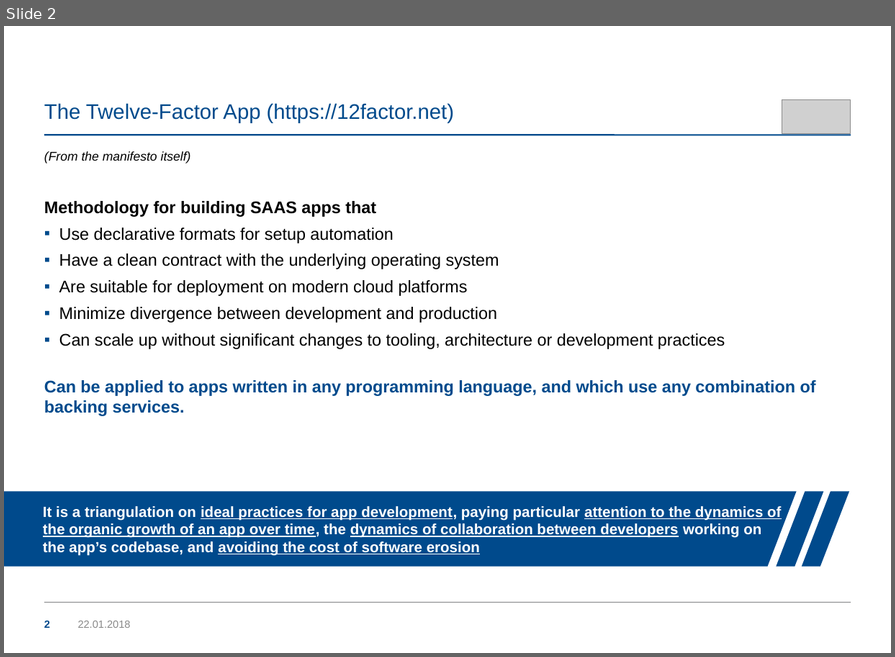
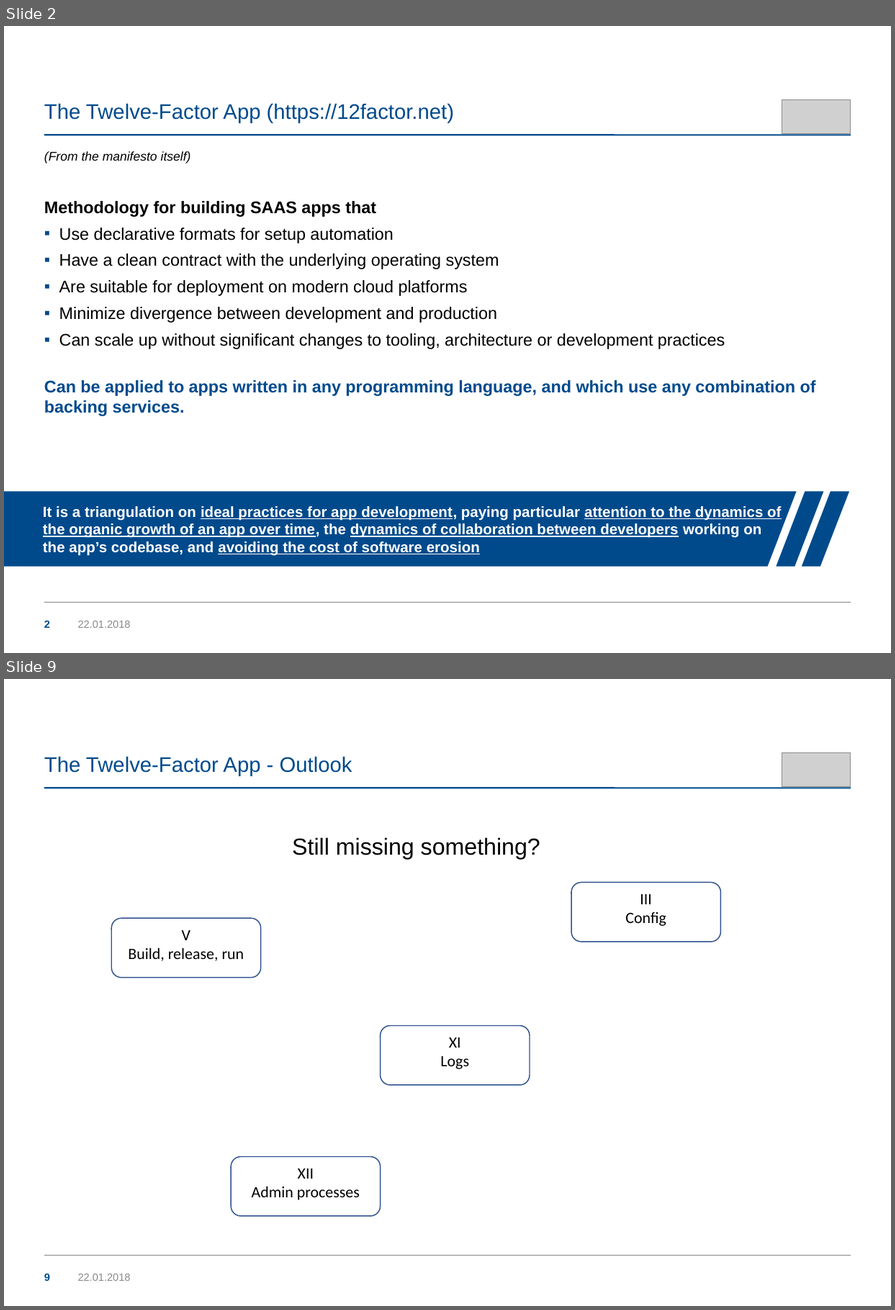
Before and after one commit to ntuas/presentation, a slide deck: uas_12-factor-app-presentation,.odp. Shown one above the other, each under a label of ours: slide 2 before the commit, slides 2 and 9 after it; the slides between them are not shown. The pictures are 895x657 and 895x1310 pixels, drawn with LibreOffice and Linux fonts; fonts in the diff are those of the drawing; grey boxes stand for pictures; background and template pictures are left out. Boxes give left, top, right and bottom in pixels: in the first picture for what was removed or moved away, otherwise in the second. Text is boxed around its words. In the diff, an @@ line names an element or a change of style, - is before the commit and + after.

```diff
--- a/uas_12-factor-app-presentation,.odp
+++ b/uas_12-factor-app-presentation,.odp
@@ slide 9 added at bbox=[4, 679, 891, 1306], background #FFFFFF; not listed: 2 template elements that a slide beside it also shows @@
@@ title added at bbox=[44, 756, 352, 776], 20 pt, text #004A8C @@
+The Twelve-Factor App - Outlook
@@ picture added at bbox=[782, 753, 851, 787] @@
@@ text added at bbox=[292, 837, 540, 860], 22 pt, text #000000 @@
+Still missing something?
@@ freeform shape added at bbox=[571, 882, 721, 942], fill #FFFFFF, outline #2F528F 0.99 pt, 15 pt, text #000000 @@
+III
+Config
@@ freeform shape added at bbox=[112, 918, 261, 977], fill #FFFFFF, outline #2F528F 0.99 pt, 15 pt, text #000000 @@
+V
+Build, release, run
@@ freeform shape added at bbox=[381, 1026, 530, 1085], fill #FFFFFF, outline #2F528F 0.99 pt, 15 pt, text #000000 @@
+XI
+Logs
@@ freeform shape added at bbox=[231, 1157, 381, 1216], fill #FFFFFF, outline #2F528F 0.99 pt, 15 pt, text #000000 @@
+XII
+Admin processes
@@ page number added at bbox=[44, 1274, 50, 1281], 10 pt, text #004A8C, bold @@
+9
@@ text added at bbox=[78, 1274, 131, 1281], 10 pt, text #898989 @@
+22.01.2018
```
Also in this commit, not shown: 3 slides changed, 4 other slides added.
